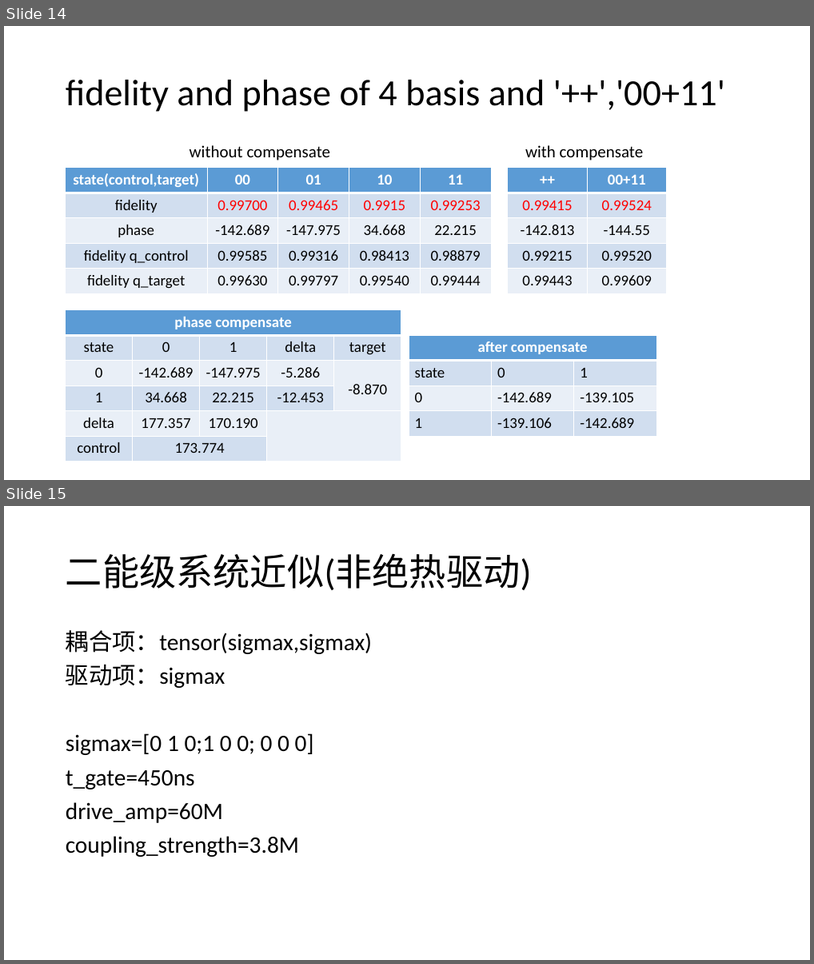
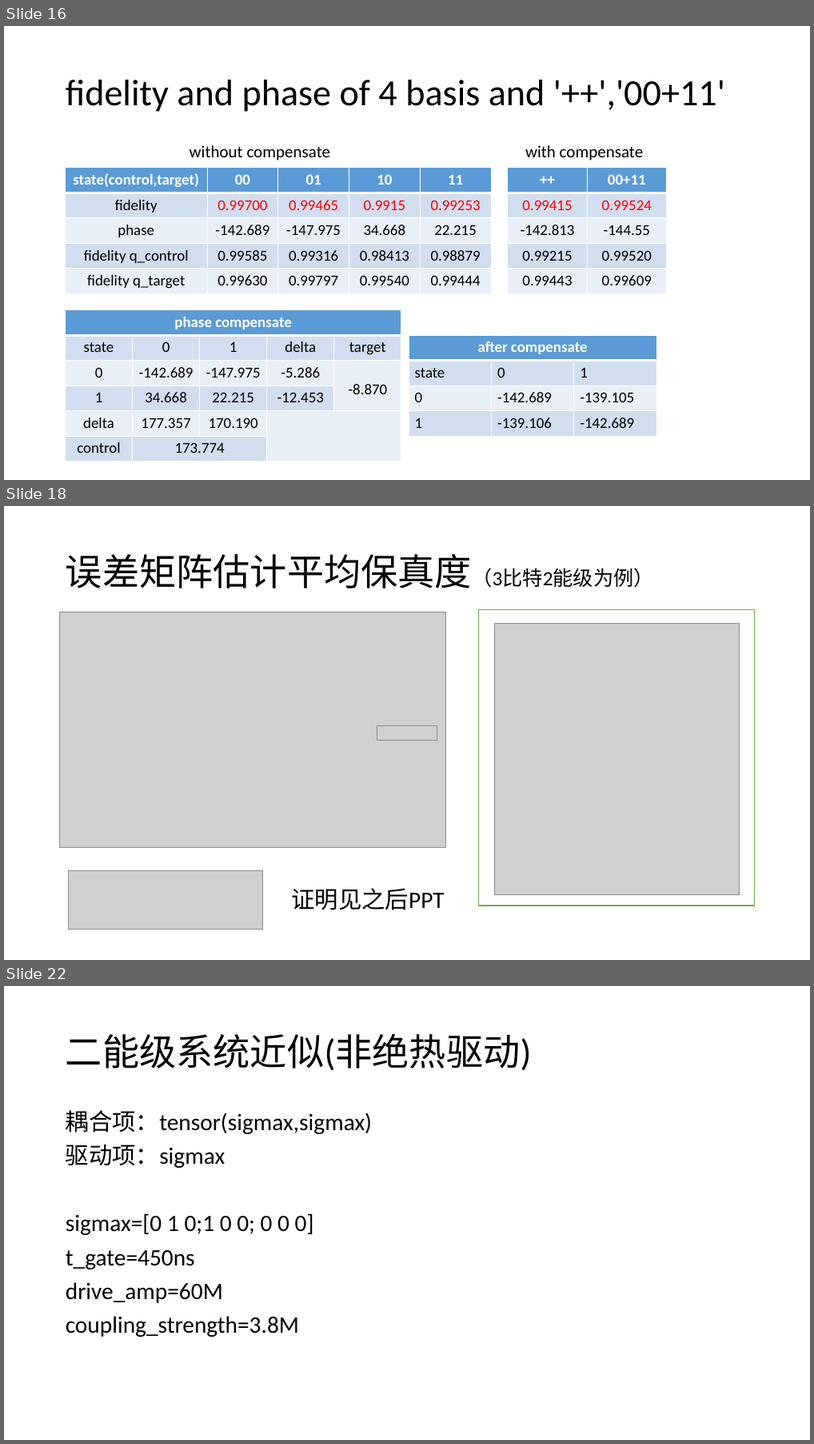
Before and after one commit to liyaochong/Quantum-Circuit, a slide deck: 程序/程序/programme/two qubit gate/CZgate/IBM/ppt/IBM_CNOT仿真分析.pptx. Shown one above the other, each under a label of ours: slides 14 and 15 before the commit, slides 16, 18 and 22 after it; the slides between them are not shown. The pictures are 814x964 and 814x1444 pixels, drawn with LibreOffice and Linux fonts; fonts in the diff are those of the drawing; grey boxes stand for pictures. Boxes give left, top, right and bottom in pixels: in the first picture for what was removed or moved away, otherwise in the second. Text is boxed around its words. In the diff, an @@ line names an element or a change of style, - is before the commit and + after.

```diff
--- a/程序/程序/programme/two qubit gate/CZgate/IBM/ppt/IBM_CNOT仿真分析.pptx
+++ b/程序/程序/programme/two qubit gate/CZgate/IBM/ppt/IBM_CNOT仿真分析.pptx
@@ slide 18 added at (4,506,810,960), background #FFFFFF @@
@@ title added at (66,554,654,588), 44 pt, text #000000 @@
+误差矩阵估计平均保真度（3比特2能级为例）
@@ picture added at (60,612,446,848) @@
@@ rectangle added at (479,609,755,905), fill #FFFFFF, outline #70AD47 1 pt @@
@@ picture added at (495,624,740,894) @@
@@ picture added at (378,725,438,740) @@
@@ picture added at (69,871,263,929) @@
@@ text added at (291,888,444,910), 28 pt, text #000000 @@
+证明见之后PPT
@@ what was slide 14 is now slide 16 @@
@@ what was slide 15 is now slide 22 @@
```
Also in this commit, not shown: 7 slides changed, 9 other slides added, 3 slides removed, 13 other files.
